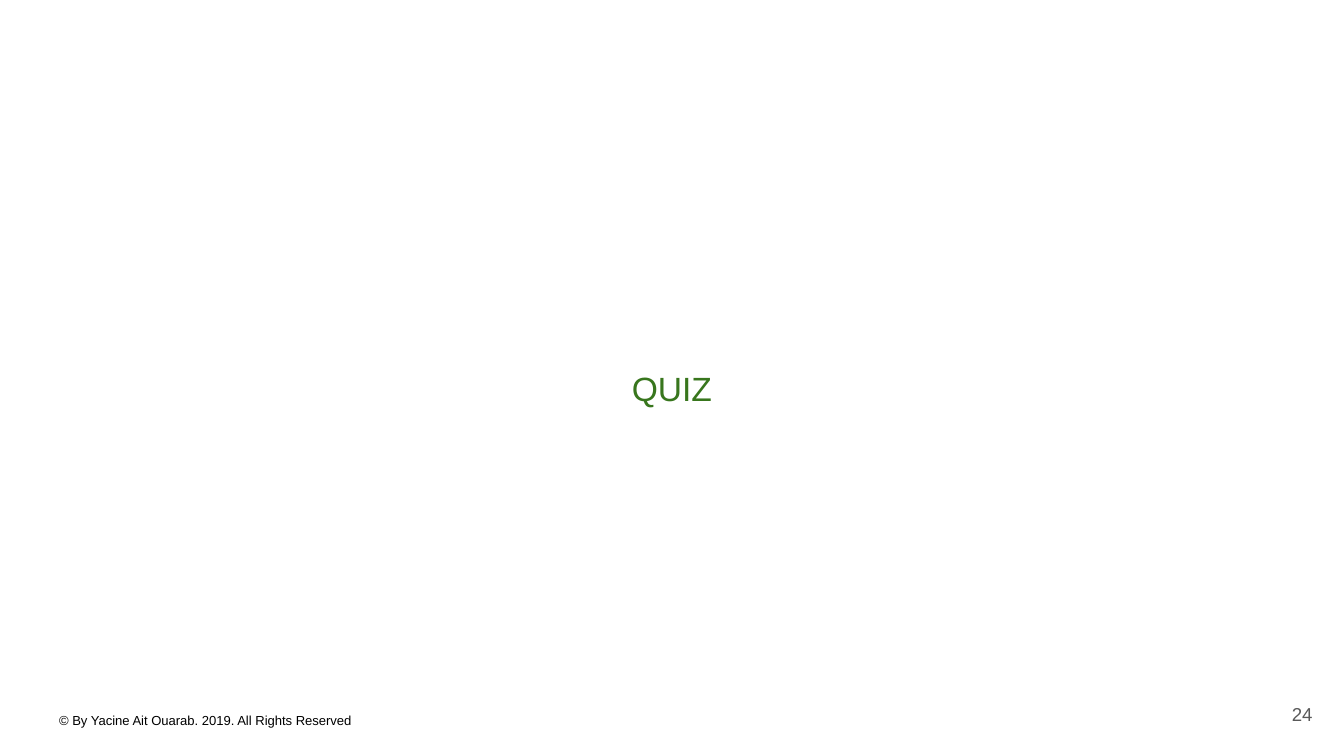
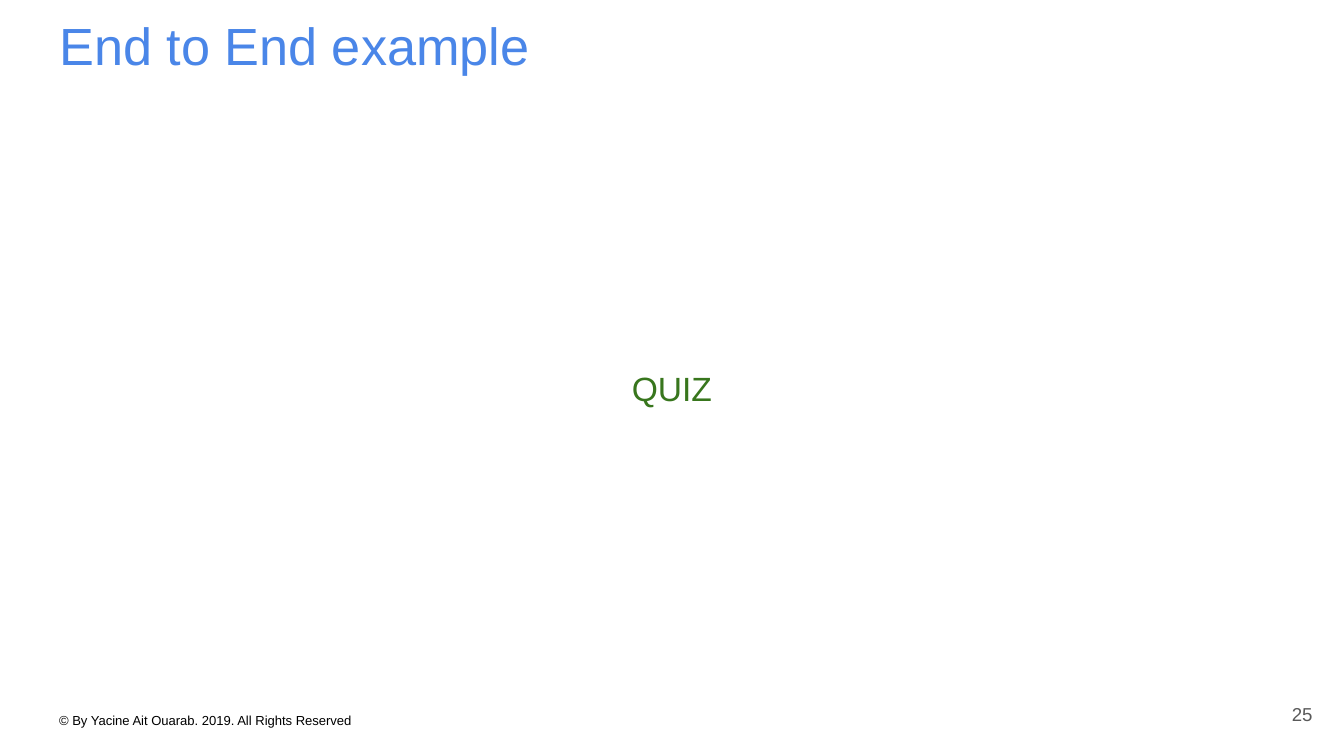
Before and after one commit to yacineab/ESGI-spark-core, a slide deck: slide 25 of slides/Apache Spark - Chapitre 1 - introduction & overview.pptx (slide 24 before the commit). Drawn at 1344x756 pixels with LibreOffice and Linux fonts; fonts in the diff are those of the drawing. Boxes give left, top, right and bottom in pixels: in the first picture for what was removed or moved away, otherwise in the second. Text is boxed around its words. In the diff, an @@ line names an element or a change of style, - is before the commit and + after.

```diff
--- a/slides/Apache Spark - Chapitre 1 - introduction & overview.pptx
+++ b/slides/Apache Spark - Chapitre 1 - introduction & overview.pptx
@@ title added at (x1=59, y1=27, x2=529, y2=75), 28 pt, text #4A86E8 @@
+End to End example
@@ page number at (x1=1292, y1=708, x2=1313, y2=721): text changed @@
-24
+25
```
Also in this commit, not shown: 3 other slides changed, 27 other files.
